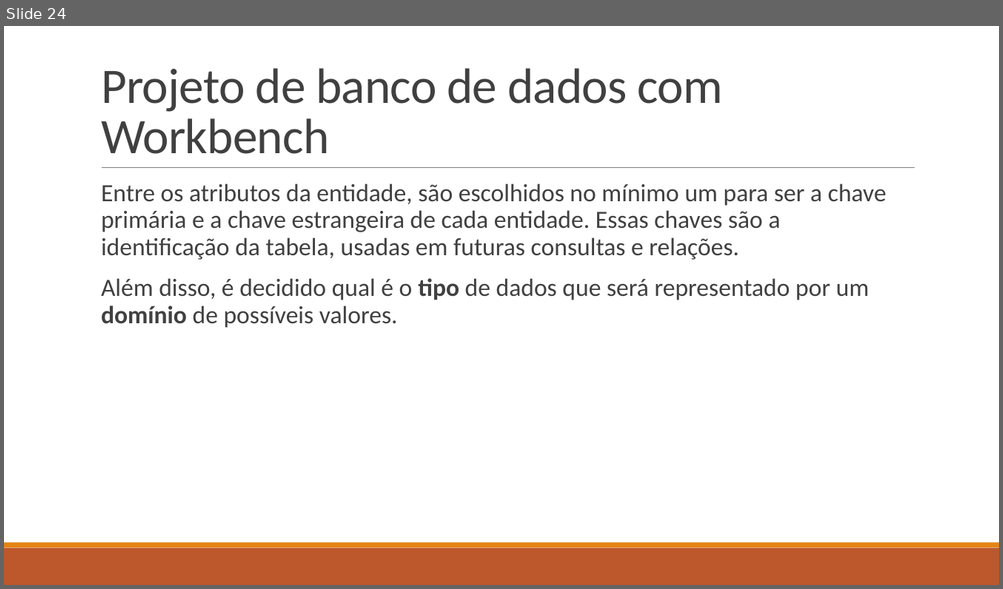
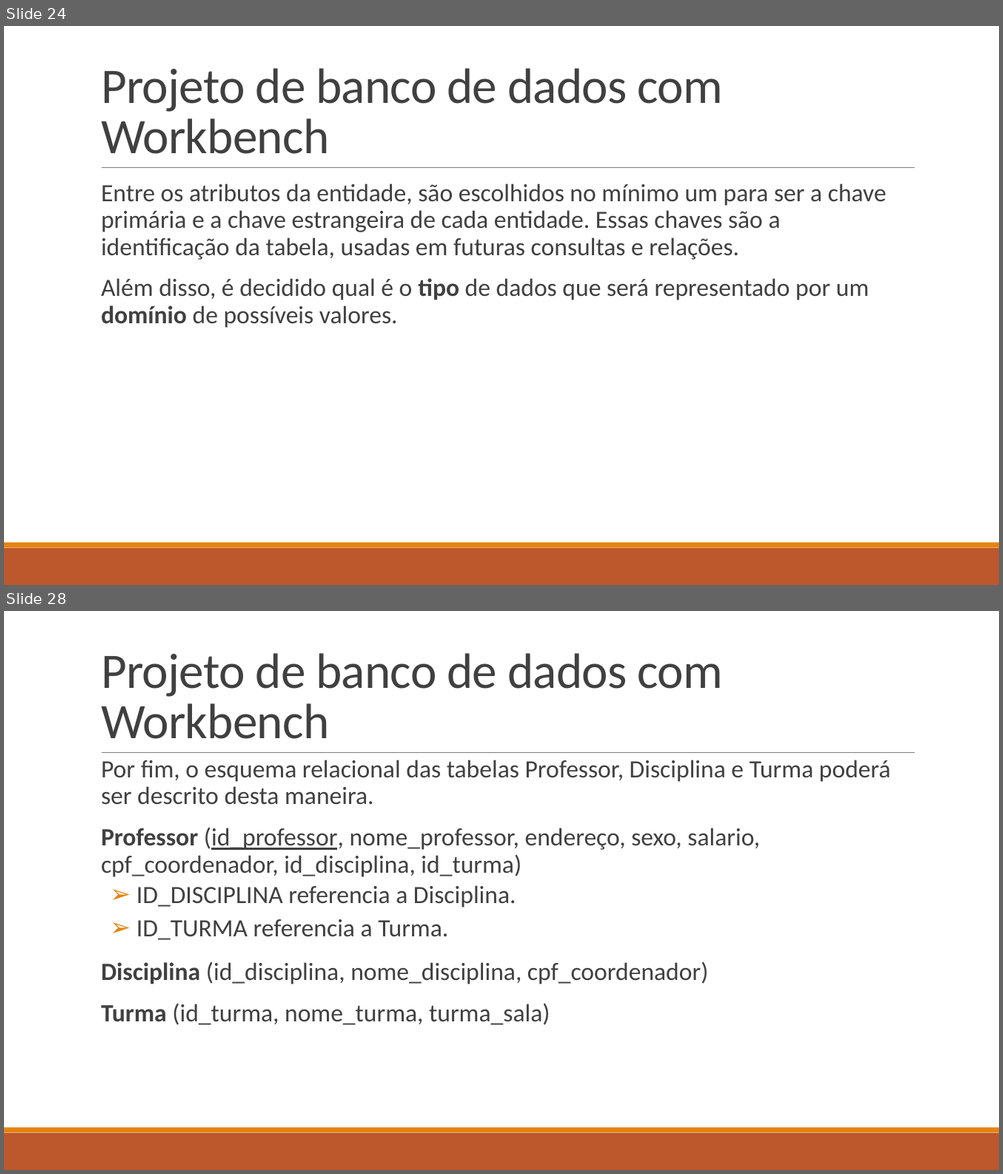
Before and after one commit to LucasHerculanoAmaro/Minhas-Aulas, a slide deck: Euripedes Simões de Paula/Banco de Dados/Aula 9/Projeto de Banco de Dados.pptx. Shown one above the other, each under a label of ours: slide 24 before the commit, slides 24 and 28 after it; the slides between them are not shown. The pictures are 1003x589 and 1003x1174 pixels, drawn with LibreOffice and Linux fonts; fonts in the diff are those of the drawing. Boxes give left, top, right and bottom in pixels: in the first picture for what was removed or moved away, otherwise in the second. Text is boxed around its words. In the diff, an @@ line names an element or a change of style, - is before the commit and + after.

Commit message:
Terminando o penultimo tema da aula 9 de Banco de dados

```diff
--- a/Euripedes Simões de Paula/Banco de Dados/Aula 9/Projeto de Banco de Dados.pptx
+++ b/Euripedes Simões de Paula/Banco de Dados/Aula 9/Projeto de Banco de Dados.pptx
@@ slide 28 added at [4,611,999,1170], background #FFFFFF; not listed: 3 template elements that a slide beside it also shows @@
@@ title added at [101,653,722,739], 48 pt, text #404040 @@
+Projeto de banco de dados com Workbench
@@ text added at [101,760,891,1025], 24 pt, text #404040 @@
+  Por fim, o esquema relacional das tabelas Professor, Disciplina e Turma poderá ser descrito desta maneira.
+  Professor (id_professor, nome_professor, endereço, sexo, salario, cpf_coordenador, id_disciplina, id_turma)
+  ➢ ID_DISCIPLINA referencia a Disciplina.
+  ➢ ID_TURMA referencia a Turma.
+  Disciplina (id_disciplina, nome_disciplina, cpf_coordenador)
+  Turma (id_turma, nome_turma, turma_sala)
```
Also in this commit, not shown: 2 slides changed, 3 other slides added, 1 other file.
